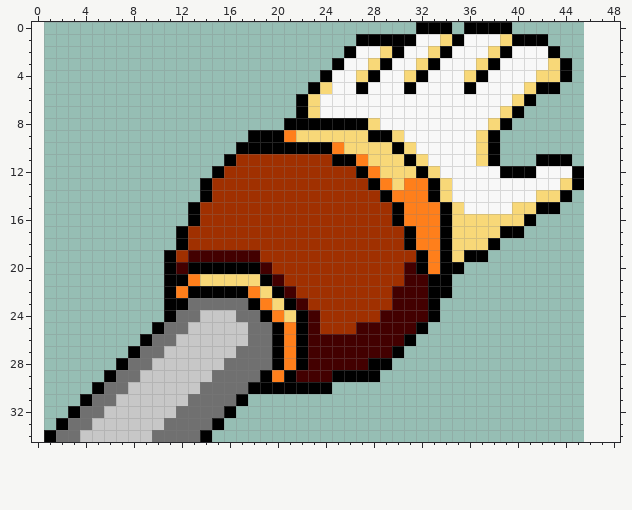
Pixel-art sprite -- Gondola-pk3/sprites/MMV/Saturn/HUDs/SAHDB0.png. Above: the version before the commit.
The file is 180x140 pixels, drawn in blocks of 4x4; one block is one cell here. The old version is drawn lined up with the new one, on the new canvas.
After the commit:
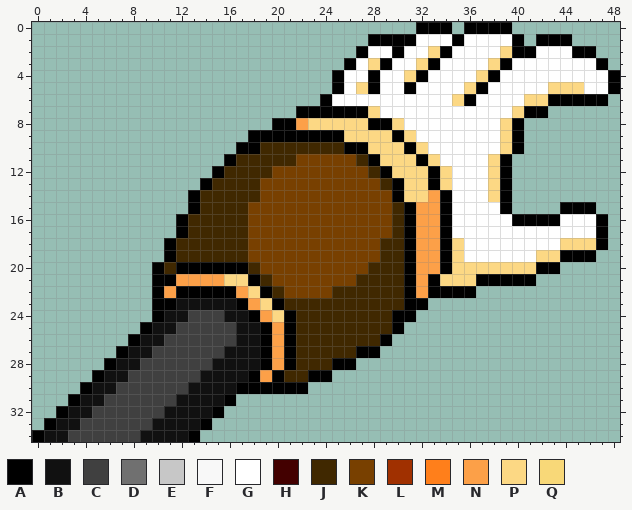
Palette (. is transparent): A #000000  B #111111  C #404040  D #707070  E #c7c7c7  F #f8f8f8  G #ffffff  H #430000  J #402800  K #784000  L #a03000  M #ff7f1b  N #fca048  P #fcd884  Q #f8d878
Change:
canvas 45x35 -> 49x35, the old top-left corner now at 1,0
Changed rows in their new state; - is an unchanged pixel.
first column x 0:
 1 ---------------------------.----GGG-GGGG-.-AA----
 2 --------------------------.AGG-GGP-GGGGPAAGGGAA--
 3 -------------------------.AGP-GGP-GGGGPAGGGGGGGA-
 4 ------------------------.AGG-GGP-GGGGPAGGGGGGGGGA
 5 -----------------------..AGPAGG-GGGGPAGGGGGPPPGGA
 6 ----------------------..AGGGGGGGGGGPAGGGGPPAAAAA-
 7 -----------------------AAAAAPGGGGGGGGGGGPAA------
 8 --------------------A-NPPPPPAAPGGGGGGGGPA--------
 9 ---------------------AAAAAPPPPAPGGGGGGGPA--------
10 -------------------JJJJJJJAAPPPAPGGGGGGPA--------
11 -----------------JJJJJKKKKKJAPPPAPGGGGPA--...----
12 ----------------JJJJKKKKKKKKJAPPPAPGGGP-......---
13 ---------------JJJJKKKKKKKKKKJAPP-PGGGPA......---
14 -------------AJJJJJKKKKKKKKKKKAPPNAGGGPA.....----
15 --------------JJJJKKKKKKKKKKKKJANN-GGGGA....AAA--
16 ------------AJJJJJKKKKKKKKKKKKJANN-GGGGGA-AAGGGA-
17 -------------JJJJJKKKKKKKKKKKKJ-NN-GGGGGGGGGGGGA-
18 -----------AJJJJJJKKKKKKKKKKKJJ-NN-PGGGGGGGGPPPA-
19 ------------JJJJJJKKKKKKKKKKKJJANN-PGGGGGGPPAAA--
20 ----------AJA-----JKKKKKKKKKJJJANN-PPPPPPPAA-----
21 ----------A-NNNNPPAJKKKKKKKJJJJAN-PPPAAAAA-------
22 ----------ANA----NPAJKKKKJJJJJJAN--AA------------
23 ----------A-BBBBBANPAJJJJJJJJJJAA.---------------
24 ----------ABBCCCBBANPAJJJJJJJJAA..---------------
25 ---------ABBCCCCCBBANAJJJJJJJJA..----------------
26 --------ABBCCCCCCBBANAJJJJJJJA..-----------------
27 -------ABBCCCCCCBBBANAJJJJJAA..------------------
28 ------ABBCCCCCCBBBBANAJJJAA...-------------------
29 -----ABBCCCCCCBBBBANAJJAA....--------------------
30 ----ABBCCCCCCBBBBA-----..------------------------
31 ---ABBCCCCCCBBBBA.-------------------------------
32 --ABBCCCCCCBBBBA.--------------------------------
33 -ABBCCCCCCBBBBA.---------------------------------
34 ABBCCCCCCBBBBA.----------------------------------
